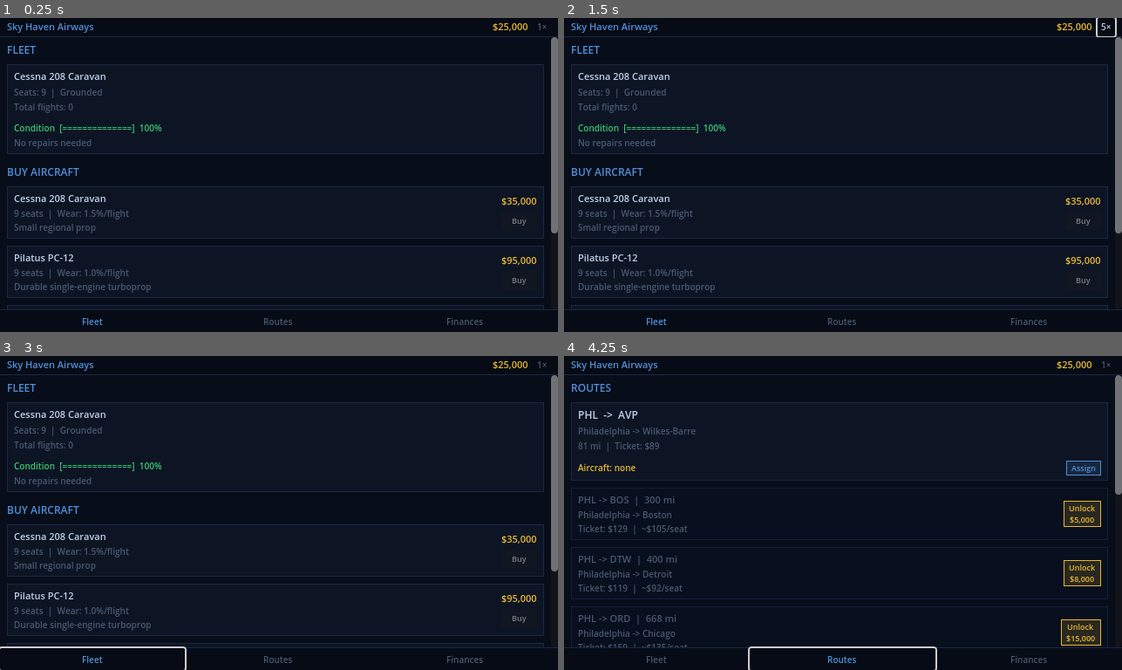
Above: before the commit, frames 1-4 (two rows, left to right).
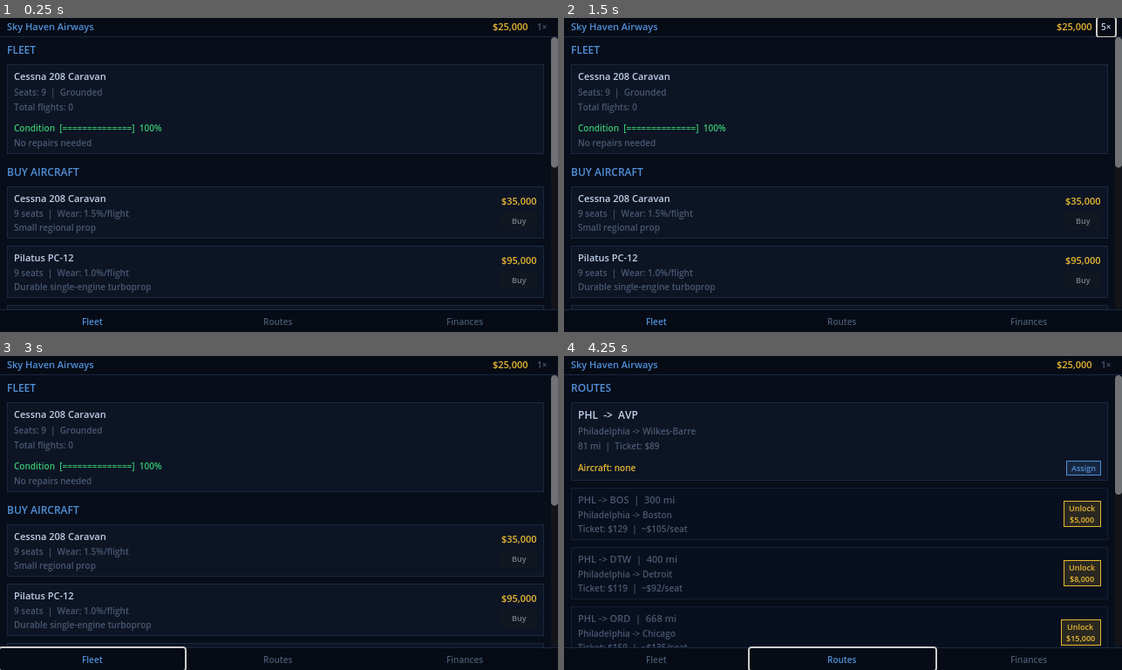
Above: after the commit, the same moments.

Repository: zaydons/idleplane
Game: Godot game, scene res://scenes/Main.tscn
Same seed, same stepped clock (60 frames per second), same inputs: the game is played once before the commit and once after it.
Inputs:
- Up to frame 1 (0.25 s): no input
- Up to frame 2 (1.5 s): click "1×" at 0.5 s; click "2×" at 1.25 s
- Up to frame 3 (3 s): click "5×" at 2 s; click "Fleet" at 2.75 s
- Up to frame 4 (4.25 s): click "Routes" at 3.5 s

The runs differ from the first frame. In frame 1, 0.3% of the frame differs, in the area x 98-100%, y 46-69%; in frame 2, 0.3%; in frame 3, 0.3%; in frame 4, nothing differs.

Commit message:
Add used aircraft market with randomised condition and reduced price
- GameState generates 3 used listings on startup (condition 50-75%,
  price = new_price * condition * 0.75); each slot refreshes when bought
- used_market persisted in save file so listings survive reloads
- FleetPanel shows a USED AIRCRAFT section with condition bar per listing
- Buy buttons across fleet and used market now update live via cash_changed

https://claude.ai/code/session_01986nPrggumXDGhi1vRezn6

Diff:
--- a/scripts/GameState.gd
+++ b/scripts/GameState.gd
@@ -4,9 +4,11 @@
 signal flight_completed(route_idx: int)
 signal repair_completed(plane_idx: int)
 signal cash_changed
+signal used_market_changed
 
 const SAVE_PATH         := "user://save.json"
 const AUTOSAVE_INTERVAL := 30.0
+const USED_MARKET_SIZE  := 3
 
 const PLANE_CATALOG: Array = [
 	{
@@ -150,13 +152,19 @@
 	},
 ]
 
+var used_market: Array = []
+
 var _autosave_timer  := 0.0
 var _window_focused  := true
+var _rng             := RandomNumberGenerator.new()
 
 func _ready() -> void:
+	_rng.randomize()
 	get_tree().root.focus_entered.connect(func(): _window_focused = true)
 	get_tree().root.focus_exited.connect(func(): _window_focused = false)
 	load_game()
+	while used_market.size() < USED_MARKET_SIZE:
+		used_market.append(_gen_used_listing())
 
 func _process(delta: float) -> void:
 	var effective := delta * (time_scale if _window_focused else 1.0)
@@ -261,6 +269,44 @@
 
 # ── Purchase ──────────────────────────────────────────────────────────────────
 
+func _gen_used_listing() -> Dictionary:
+	var entry: Dictionary = PLANE_CATALOG[_rng.randi_range(0, PLANE_CATALOG.size() - 1)]
+	var condition := _rng.randf_range(50.0, 75.0)
+	var price     := float(entry["price"]) * (condition / 100.0) * 0.75
+	return {
+		"name":                    entry["name"],
+		"seats":                   entry["seats"],
+		"condition":               condition,
+		"price":                   price,
+		"wear_per_flight":         entry["wear_per_flight"],
+		"repair_cost_per_pct":     entry["repair_cost_per_pct"],
+		"repair_time_sec_per_pct": entry["repair_time_sec_per_pct"],
+		"description":             entry["description"],
+	}
+
+func buy_used_plane(market_idx: int) -> void:
+	var listing: Dictionary = used_market[market_idx]
+	if cash < float(listing["price"]):
+		return
+	cash -= float(listing["price"])
+	cash_changed.emit()
+	planes.append({
+		"name":                    listing["name"],
+		"seats":                   listing["seats"],
+		"condition":               listing["condition"],
+		"status":                  "grounded",
+		"assigned_route":          -1,
+		"wear_per_flight":         listing["wear_per_flight"],
+		"repair_cost_per_pct":     listing["repair_cost_per_pct"],
+		"repair_time_sec_per_pct": listing["repair_time_sec_per_pct"],
+		"repair_time_left":        0.0,
+		"repair_total_time":       0.0,
+		"total_flights":           0,
+	})
+	used_market[market_idx] = _gen_used_listing()
+	used_market_changed.emit()
+	assignment_changed.emit()
+
 func buy_plane(catalog_idx: int) -> void:
 	var entry: Dictionary = PLANE_CATALOG[catalog_idx]
 	if cash < float(entry["price"]):
@@ -318,6 +364,7 @@
 		"cash": cash,
 		"planes": planes.duplicate(true),
 		"routes": routes.duplicate(true),
+		"used_market": used_market.duplicate(true),
 	}
 	var f := FileAccess.open(SAVE_PATH, FileAccess.WRITE)
 	if f:
@@ -350,6 +397,8 @@
 					route["status"]          = saved_route.get("status", "inactive")
 					route["flight_progress"] = saved_route.get("flight_progress", 0.0)
 					break
+	if data.has("used_market"):
+		used_market = data["used_market"]
 	var elapsed := Time.get_unix_time_from_system() - float(data.get("timestamp", Time.get_unix_time_from_system()))
 	if elapsed > 0.0:
 		_simulate_offline(elapsed)
--- a/scripts/panels/FleetPanel.gd
+++ b/scripts/panels/FleetPanel.gd
@@ -27,6 +27,8 @@
 	GameState.assignment_changed.connect(refresh)
 	GameState.flight_completed.connect(_on_flight_completed)
 	GameState.repair_completed.connect(_on_repair_completed)
+	GameState.used_market_changed.connect(refresh)
+	GameState.cash_changed.connect(refresh)
 	refresh()
 
 func _on_flight_completed(_route_idx: int) -> void:
@@ -49,6 +51,9 @@
 	_vbox.add_child(_section_header("BUY AIRCRAFT"))
 	for i in GameState.PLANE_CATALOG.size():
 		_vbox.add_child(_market_card(i))
+	_vbox.add_child(_section_header("USED AIRCRAFT"))
+	for i in GameState.used_market.size():
+		_vbox.add_child(_used_card(i))
 
 func _process(_delta: float) -> void:
 	for plane_idx in _progress_labels:
@@ -220,6 +225,58 @@
 	btn.disabled = not can_afford
 	var idx := catalog_idx
 	btn.pressed.connect(func(): GameState.buy_plane(idx))
+	right.add_child(btn)
+
+	return m
+
+func _used_card(market_idx: int) -> Control:
+	var listing: Dictionary = GameState.used_market[market_idx]
+
+	var m := MarginContainer.new()
+	m.add_theme_constant_override("margin_left",   8)
+	m.add_theme_constant_override("margin_right",  8)
+	m.add_theme_constant_override("margin_top",    2)
+	m.add_theme_constant_override("margin_bottom", 2)
+
+	var card := PanelContainer.new()
+	var style := StyleBoxFlat.new()
+	style.bg_color = C_CARD
+	style.border_color = C_BORDER
+	style.set_border_width_all(1)
+	style.content_margin_left   = 8.0
+	style.content_margin_right  = 8.0
+	style.content_margin_top    = 6.0
+	style.content_margin_bottom = 6.0
+	card.add_theme_stylebox_override("panel", style)
+	m.add_child(card)
+
+	var hbox := HBoxContainer.new()
+	hbox.add_theme_constant_override("separation", 6)
+	card.add_child(hbox)
+
+	var info := VBoxContainer.new()
+	info.add_theme_constant_override("separation", 2)
+	info.size_flags_horizontal = Control.SIZE_EXPAND_FILL
+	hbox.add_child(info)
+
+	info.add_child(_lbl(listing["name"], C_TEXT, 11))
+	info.add_child(_lbl("%d seats  |  Wear: %.1f%%/flight" % [listing["seats"], listing["wear_per_flight"]], C_DIM, 10))
+	var cond: float = float(listing["condition"])
+	var bar_color := C_GREEN if cond >= 80.0 else (C_YELLOW if cond >= 50.0 else C_RED)
+	info.add_child(_lbl("Condition  %s  %.0f%%" % [_bar(cond, 10), cond], bar_color, 10))
+
+	var right := VBoxContainer.new()
+	right.add_theme_constant_override("separation", 4)
+	right.alignment = BoxContainer.ALIGNMENT_CENTER
+	hbox.add_child(right)
+
+	right.add_child(_lbl(GameState.format_money(listing["price"]), C_YELLOW, 11))
+
+	var can_afford := GameState.cash >= float(listing["price"])
+	var btn := _action_btn("Buy", C_GREEN if can_afford else C_DIM)
+	btn.disabled = not can_afford
+	var idx := market_idx
+	btn.pressed.connect(func(): GameState.buy_used_plane(idx))
 	right.add_child(btn)
 
 	return m
